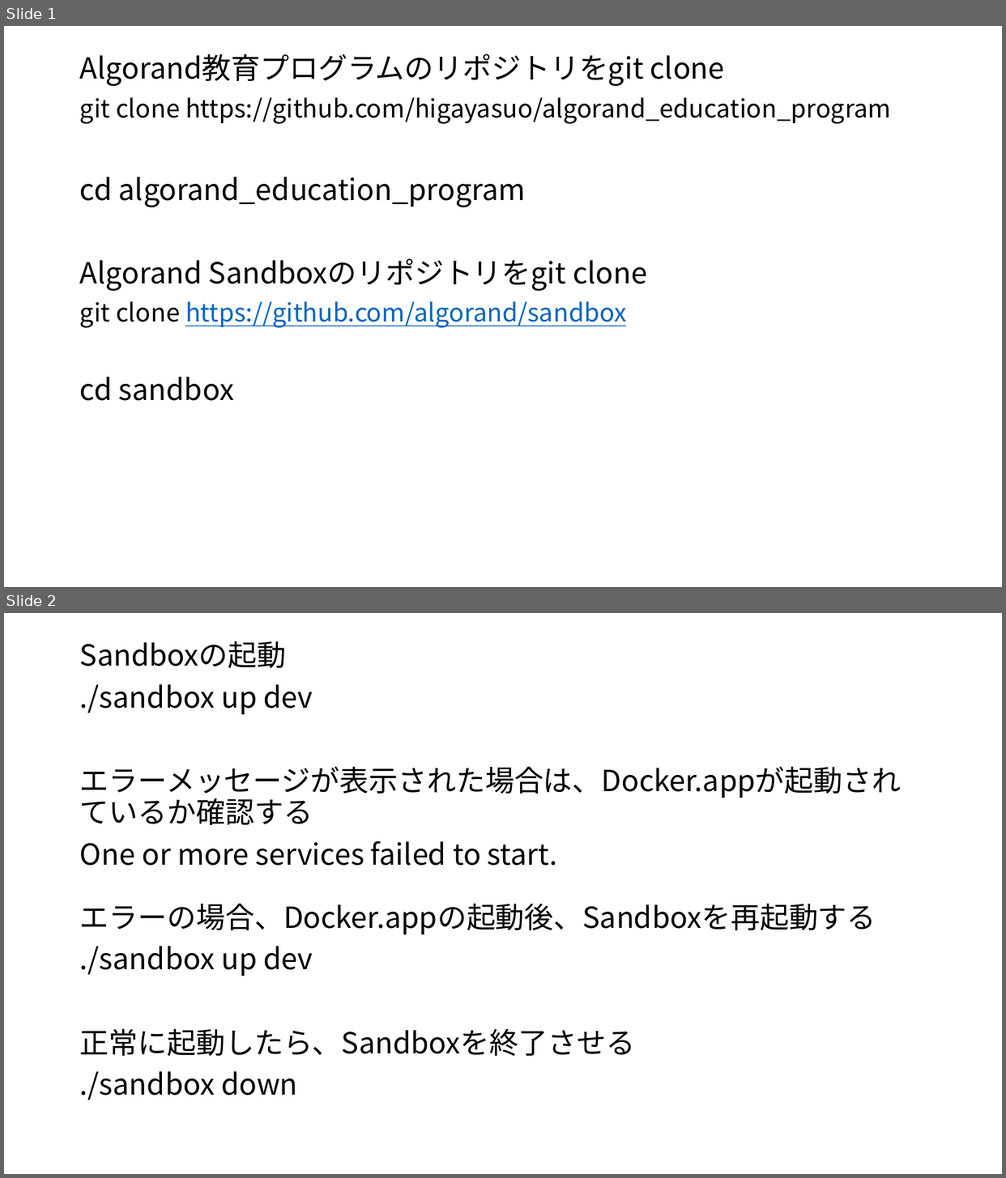
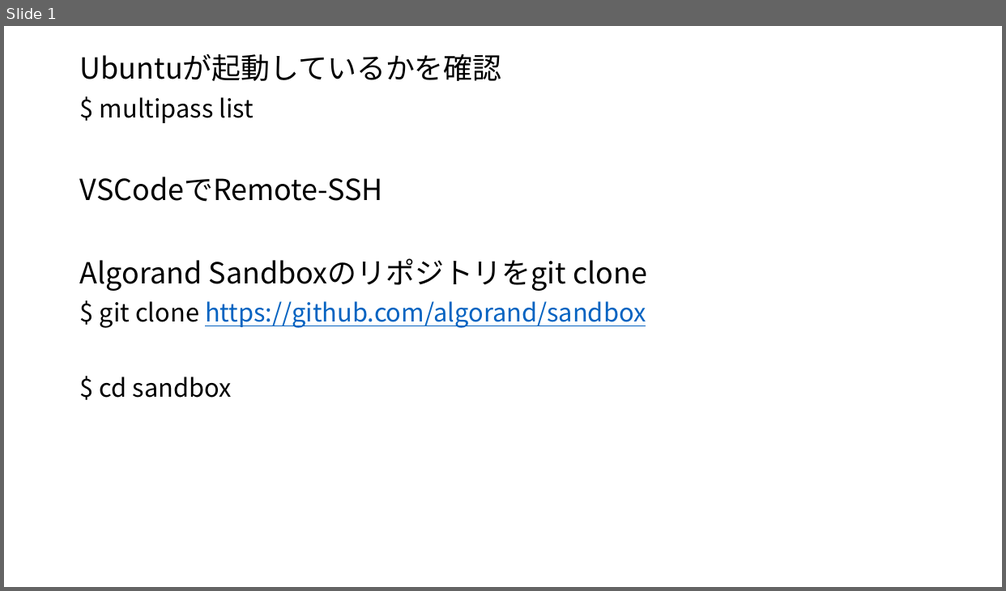
Before and after one commit to higayasuo/scripts, a slide deck: curriculum/1_preparation/4_sandbox.pptx. Shown one above the other, each under a label of ours: slides 1 and 2 before the commit, slide 1 after it. The pictures are 1006x1178 and 1006x591 pixels, drawn with LibreOffice and Linux fonts; fonts in the diff are those of the drawing. Boxes give left, top, right and bottom in pixels: in the first picture for what was removed or moved away, otherwise in the second. Text is boxed around its words. In the diff, an @@ line names an element or a change of style, - is before the commit and + after.

```diff
--- a/curriculum/1_preparation/4_sandbox.pptx
+++ b/curriculum/1_preparation/4_sandbox.pptx
@@ slide 2 removed at (4, 613, 1002, 1174), background #FFFFFF @@
@@ text removed at (80, 641, 901, 1101) @@
-Sandboxの起動
-./sandbox up dev
-エラーメッセージが表示された場合は、Docker.appが起動されているか確認する
-One or more services failed to start.
-エラーの場合、Docker.appの起動後、Sandboxを再起動する
-./sandbox up dev
-正常に起動したら、Sandboxを終了させる
-./sandbox down
@@ slide 1 changed as well @@
@@ text at (80, 54, 502, 202): text changed; size 24 to 28 pt @@
-Algorand教育プログラムのリポジトリをgit clone
-git clone https://github.com/higayasuo/algorand_education_program
-cd algorand_education_program
+Ubuntuが起動しているかを確認
+$ multipass list
+VSCodeでRemote-SSH
@@ text at (100, 301, 646, 398): text changed @@
-git clone https://github.com/algorand/sandbox
-cd sandbox
+$ git clone https://github.com/algorand/sandbox
+$ cd sandbox
```
Also in this commit, not shown: 5 slides added, 2 other files.
